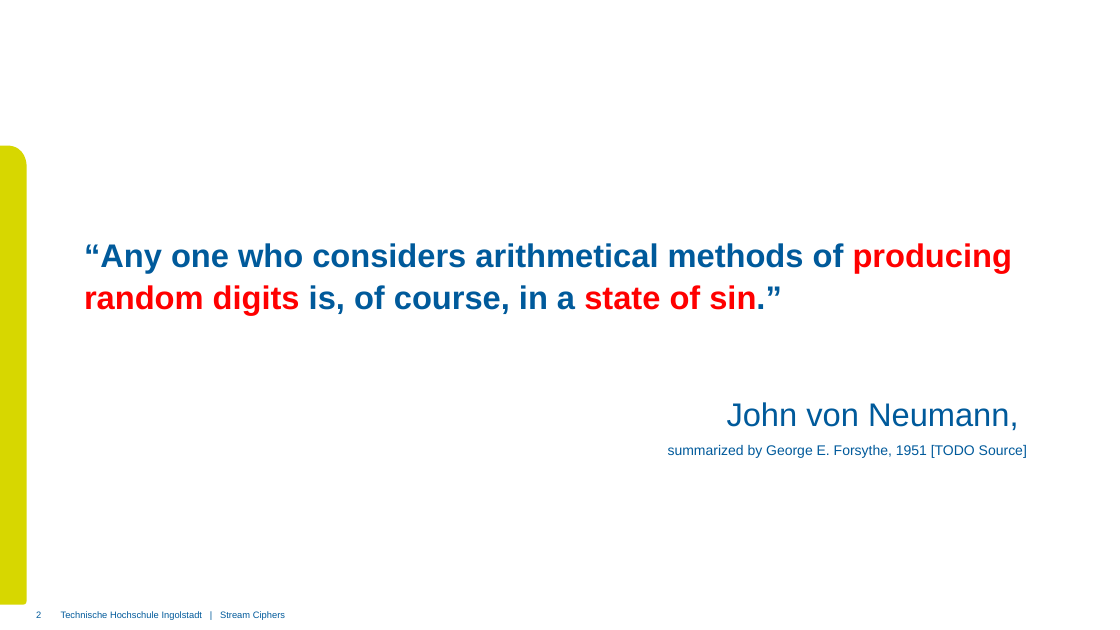
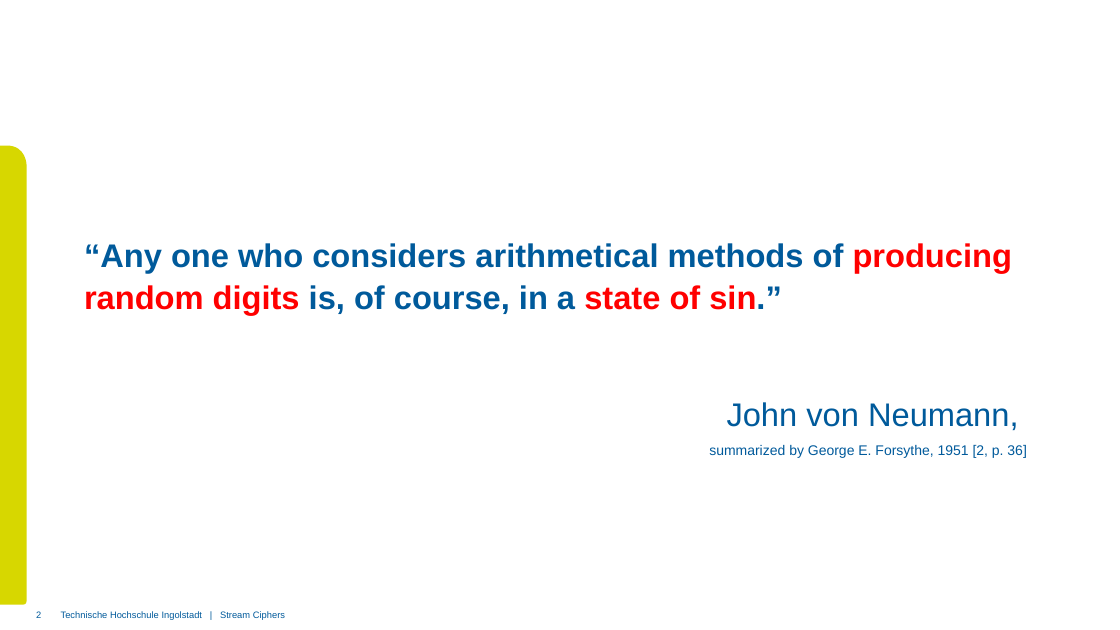
Before and after one commit to xThale/crypto-stream-ciphers, a slide deck: slide 2 of Präsentation/Merged Presentation.pptx. Drawn at 1120x630 pixels with LibreOffice and Linux fonts; fonts in the diff are those of the drawing; background and template pictures are left out. Boxes give left, top, right and bottom in pixels: in the first picture for what was removed or moved away, otherwise in the second. Text is boxed around its words. In the diff, an @@ line names an element or a change of style, - is before the commit and + after.

Commit message:
Added Sources to Presentation

```diff
--- a/Präsentation/Merged Presentation.pptx
+++ b/Präsentation/Merged Presentation.pptx
@@ text at (709,402,1026,458): text changed @@
-John von Neumann,
-summarized by George E. Forsythe, 1951 [TODO Source]
+John von Neumann,
+summarized by George E. Forsythe, 1951 [2, p. 36]
```
Also in this commit, not shown: 7 other slides changed, 3 slides added, 1 other file.
